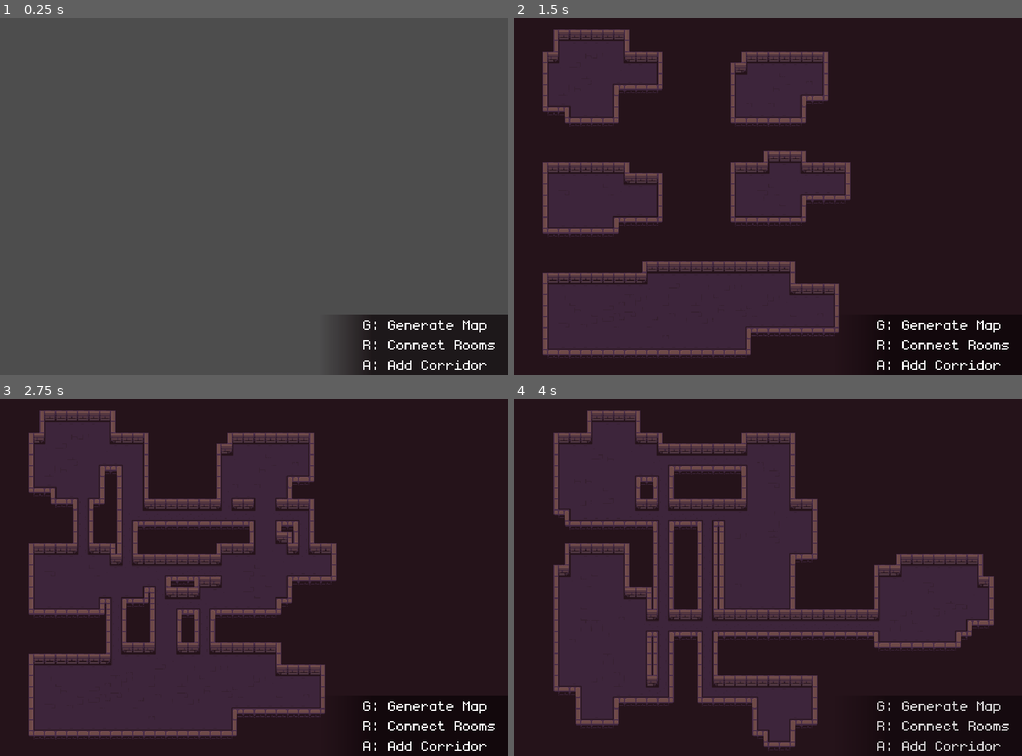
Above: before the commit, frames 1-4 (two rows, left to right).
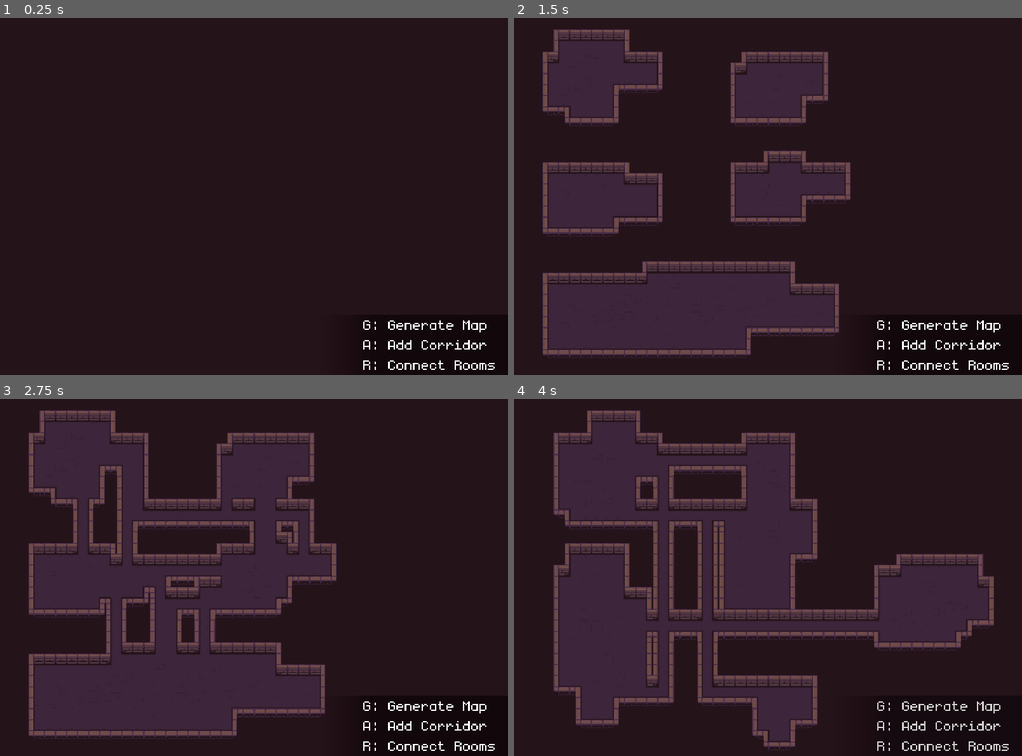
Above: after the commit, the same moments.

Repository: stefanhacks/roguemap_generator
Game: Godot game, scene res://scenes/tests/test_map_generator.tscn
Two runs of this game, one before a commit and one after it. Both use one fixed random seed, a clock stepped at 60 frames per second and the inputs below.
Inputs (mouse positions are in pixels of both pictures, inside the frame that each line leads up to):
- Up to frame 1 (0.25 s): no input
- Up to frame 2 (1.5 s): tap Enter at 0.5 s; move the mouse to (879, 178) at 0.52 s; hold A (add) 0.53-1.28 s; tap G (generate) at 0.8, 1.35 s; tap Space at 1.25 s; move the mouse to (666, 214) at 1.27 s
- Up to frame 3 (2.75 s): tap R (make_road) at 1.55 s; tap Enter at 2 s; move the mouse to (304, 498) at 2.02 s; hold R (make_road) from 2.03 s (still down); tap A (add) at 2.3 s
- Up to frame 4 (4 s): tap Space at 2.75 s; move the mouse to (742, 648) at 2.77 s; release R (make_road) at 2.78 s; tap A (add) at 2.85 s; tap G (generate) at 3.05 s; tap Enter at 3.5 s; move the mouse to (920, 631) at 3.52 s; hold R (make_road) from 3.53 s (still down); click (920, 631) at 3.6 s

The runs differ from the first frame. In frame 1, 95% of the frame differs, in the area x 0-100%, y 0-100%; in frame 2, 0.3%; in frame 3, 0.3%; in frame 4, 0.3%.

Commit message:
Minor alterations to better use on mobile.

Diff:
--- a/project.godot
+++ b/project.godot
@@ -13,6 +13,8 @@
 config/name="RogueMap"
 run/main_scene="res://scenes/tests/test_map_generator.tscn"
 config/features=PackedStringArray("4.3", "GL Compatibility")
+boot_splash/bg_color=Color(0.145098, 0.0745098, 0.101961, 1)
+boot_splash/show_image=false
 config/icon="res://icon.svg"
 
 [display]
@@ -88,4 +90,5 @@
 textures/canvas_textures/default_texture_filter=0
 renderer/rendering_method="gl_compatibility"
 renderer/rendering_method.mobile="gl_compatibility"
+environment/defaults/default_clear_color=Color(0.145098, 0.0745098, 0.101961, 1)
 2d/snap/snap_2d_transforms_to_pixel=true
--- a/scenes/components/ui.tscn
+++ b/scenes/components/ui.tscn
@@ -38,6 +38,6 @@
 layout_mode = 2
 size_flags_horizontal = 8
 text = "G: Generate Map
-R: Connect Rooms
-A: Add Corridor"
+A: Add Corridor
+R: Connect Rooms"
 justification_flags = 131
--- a/scenes/tests/test_map_generator.gd
+++ b/scenes/tests/test_map_generator.gd
@@ -1,6 +1,7 @@
 extends Node
 
 const DOUBLE_TAP_DELAY = 0.25
+enum TapStage { GENERATE, ADD, MAKE }
 
 @onready var map_generator: MapGenerator = $MapGenerator
 @onready var screen_size: Vector2i = get_viewport().get_visible_rect().size
@@ -9,6 +10,7 @@
 
 var tile_map_layer: TileMapLayer
 var double_tap_span = DOUBLE_TAP_DELAY
+var current_stage = TapStage.GENERATE
 
 
 func _ready() -> void:
@@ -20,15 +22,12 @@
 
 
 func _unhandled_input(event: InputEvent) -> void:
-	if event.is_action_pressed("generate") or _is_double_tap(event):
-		ui.fade_ui()
+	if event.is_action_pressed("generate") or _is_double_tap_stage(event, TapStage.GENERATE):
 		_generate_room()
-	elif event.is_action_pressed("make_road"):
-		if tile_map_layer != null:
-			_make_roads()
-	elif event.is_action_pressed("add"):
-		if tile_map_layer != null:
-			_add_random_road()
+	elif event.is_action_pressed("add") or _is_double_tap_stage(event, TapStage.ADD):
+		_add_random_road()
+	elif event.is_action_pressed("make_road") or _is_double_tap_stage(event, TapStage.MAKE):
+		_make_roads()
 
 
 func _is_double_tap(event: InputEvent) -> bool:
@@ -42,14 +41,24 @@
 	return false
 
 
+func _is_double_tap_stage(event: InputEvent, stage: TapStage) -> bool:
+	return current_stage == stage and _is_double_tap(event)
+
+
 func _generate_room() -> void:
+	ui.fade_ui()
 	tile_map_layer.clear()
 	map_generator.make_map(Vector2i(-1, -1), screen_dimensions + Vector2i(1, 2))
+	current_stage = TapStage.ADD
+
+
+func _add_random_road() -> void:
+	if tile_map_layer != null:
+		map_generator.add_random_road()
+		current_stage = TapStage.MAKE
 
 
 func _make_roads() -> void:
-	map_generator.make_roads()
-
-
-func _add_random_road() -> void:
-	map_generator.add_random_road()
+	if tile_map_layer != null:
+		map_generator.make_roads()
+		current_stage = TapStage.GENERATE
Not shown, added: export_presets.cfg
